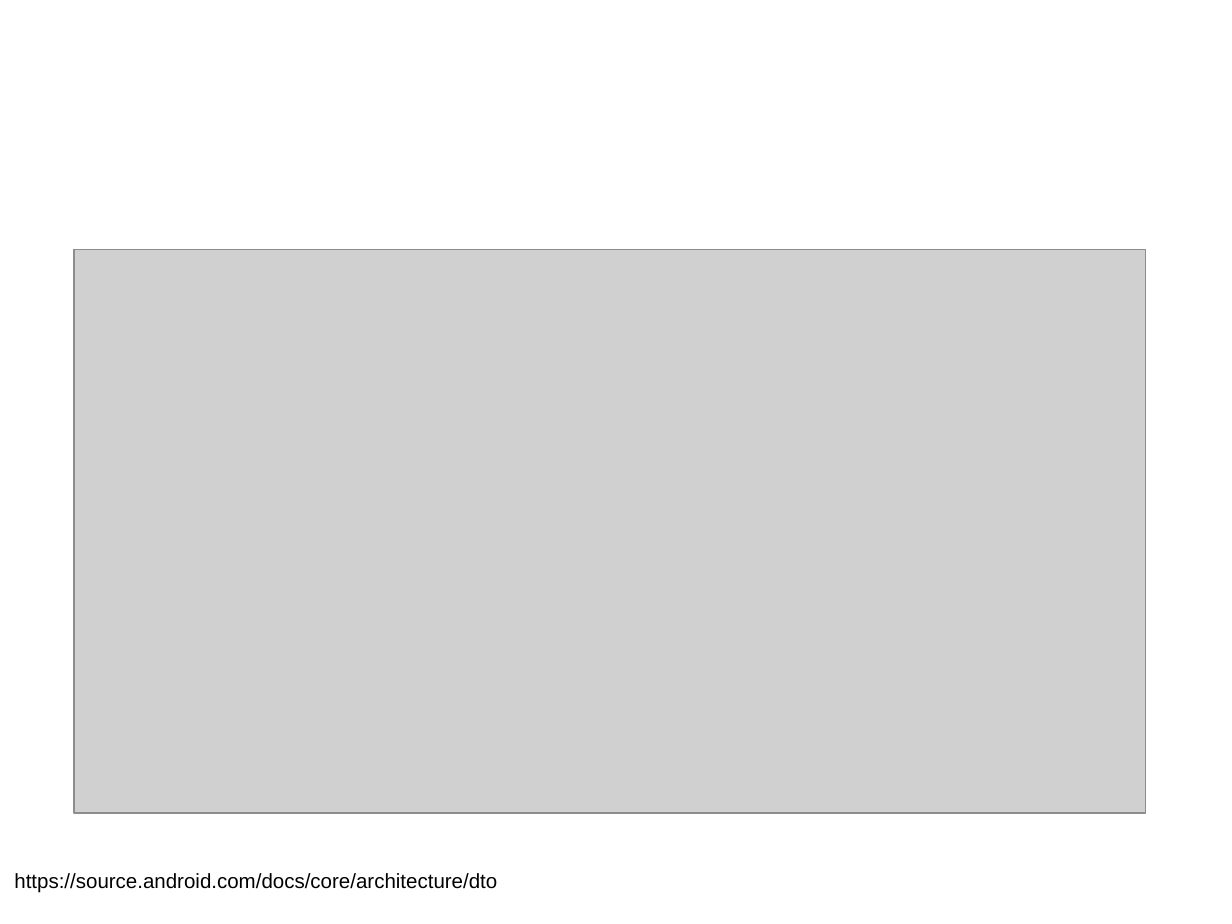
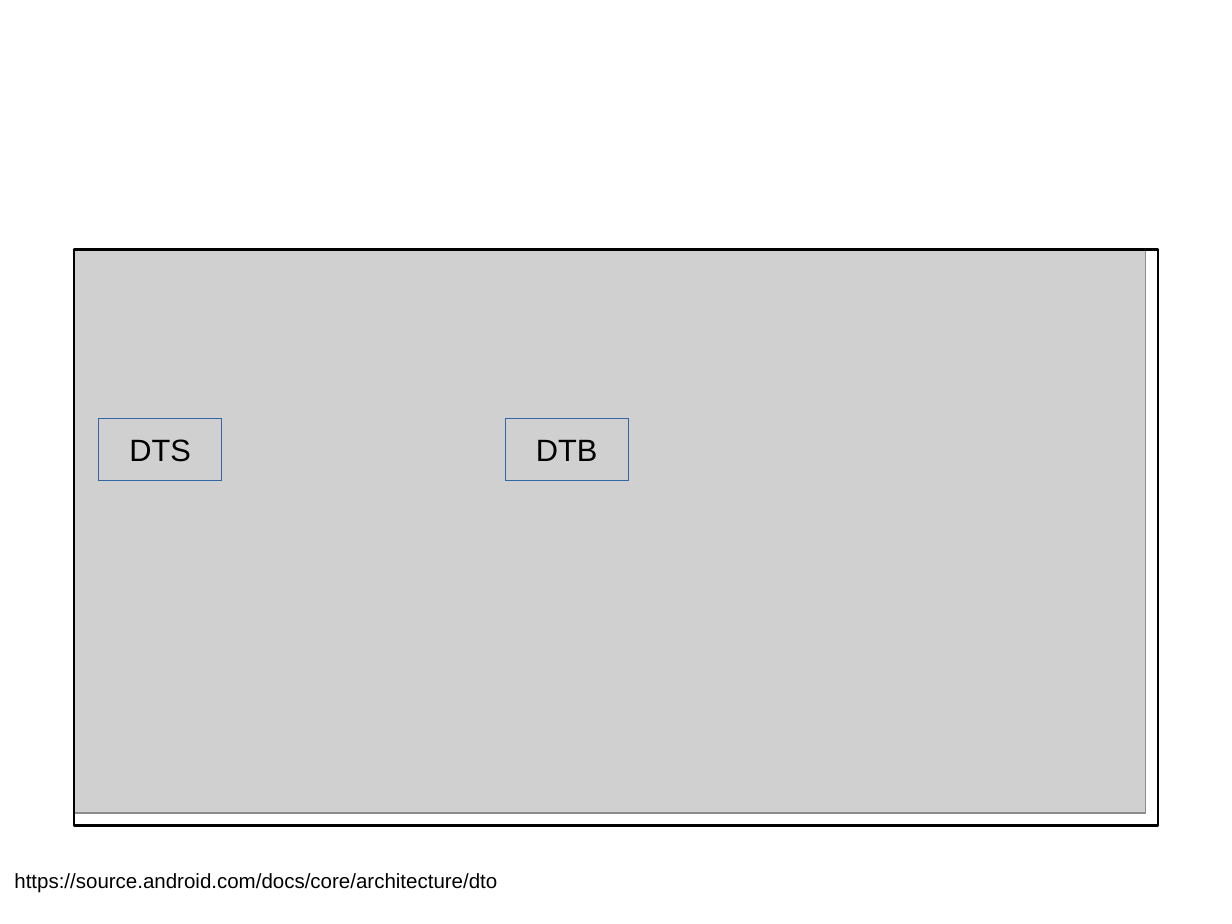
Before and after one commit to xlloss/embedded_linux_cadtc, a slide deck: slide 4 of linux_driver/present/2-driver-basic/2-3_Devicetree.odp. Drawn at 1232x924 pixels with LibreOffice and Linux fonts; fonts in the diff are those of the drawing; grey boxes stand for pictures; background and template pictures are left out. Boxes give left, top, right and bottom in pixels: in the first picture for what was removed or moved away, otherwise in the second. Text is boxed around its words. In the diff, an @@ line names an element or a change of style, - is before the commit and + after.

```diff
--- a/linux_driver/present/2-driver-basic/2-3_Devicetree.odp
+++ b/linux_driver/present/2-driver-basic/2-3_Devicetree.odp
@@ rectangle added at box(74, 250, 1158, 825), outline #000000 1.5 pt @@
@@ picture added at box(99, 419, 222, 480), 18 pt, text #000000 @@
+DTS
@@ picture added at box(505, 419, 628, 480), 18 pt, text #000000 @@
+DTB
```
Also in this commit, not shown: 8 other slides changed, 1 slide added, 2 slides removed, 5 other files.
